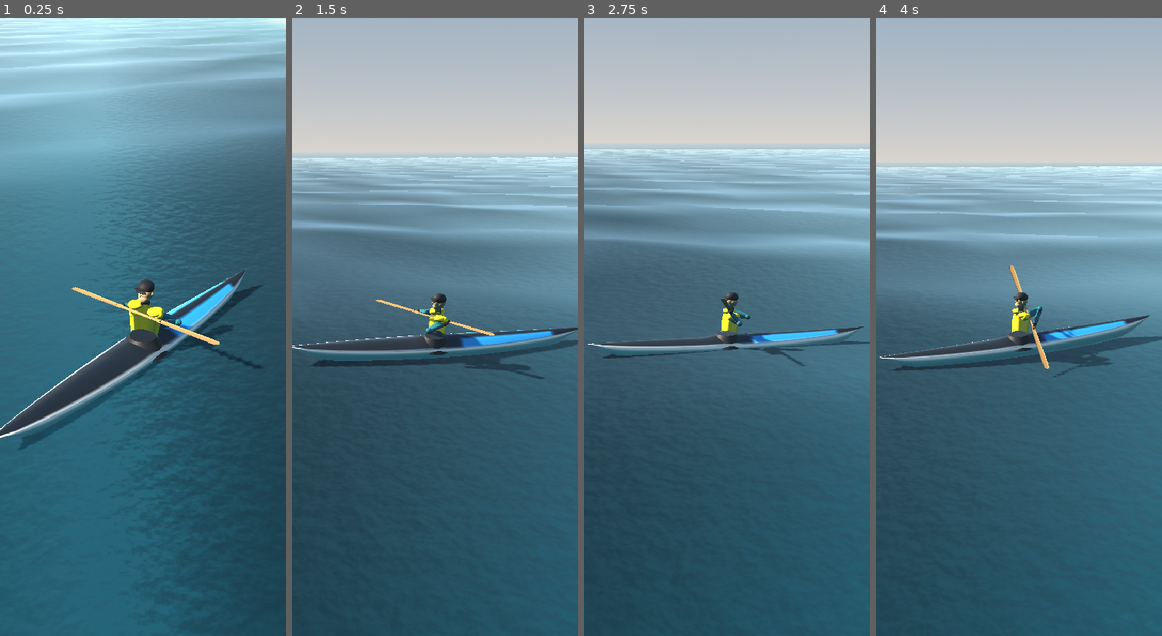
Above: before the commit, frames 1-4 (left to right).
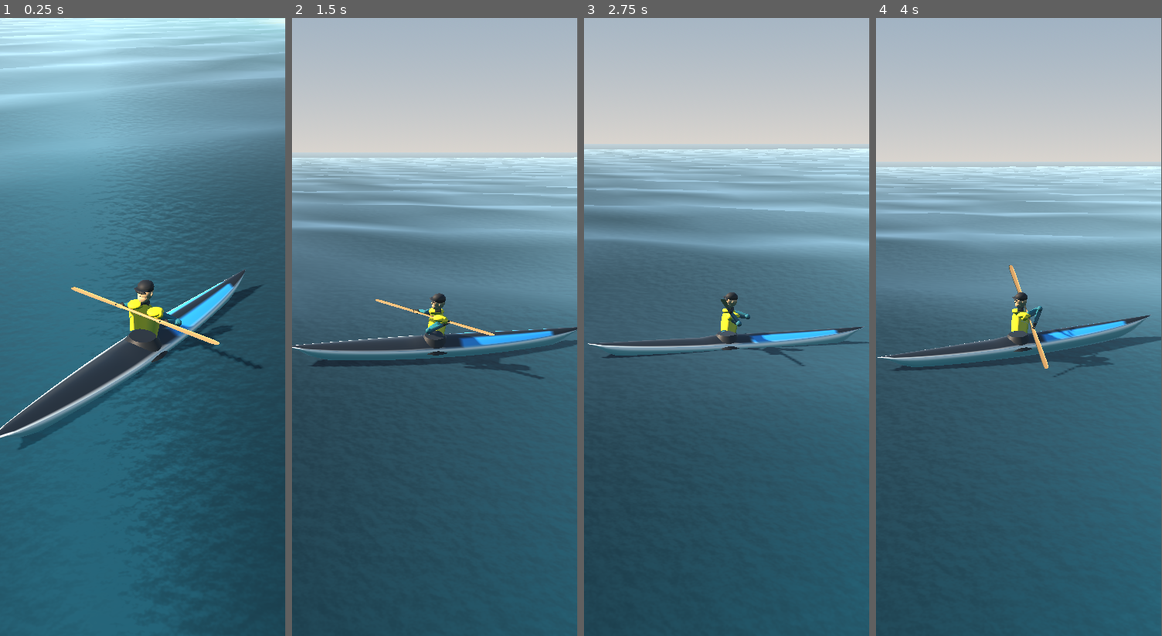
Above: after the commit, the same moments.

Repository: twknab/salish-sea-expeditions
Game: Godot game, scene res://scenes/sea.tscn
Two runs of this game, one before a commit and one after it. Both use one fixed random seed, a clock stepped at 60 frames per second and the inputs below.
Inputs (mouse positions are in pixels of both pictures, inside the frame that each line leads up to):
- Up to frame 1 (0.25 s): no input
- Up to frame 2 (1.5 s): tap Enter at 0.5 s; move the mouse to (497, 296) at 0.52 s; hold D 0.53-1.25 s; tap Z at 0.6 s; click (497, 296) at 0.67 s; drag from (377, 357) to (420, 450) at 1.27 s
- Up to frame 3 (2.75 s): move the mouse to (755, 191) at 2.02 s; hold D from 2.03 s (still down); tap J at 2.1 s
- Up to frame 4 (4 s): release D at 2.75 s; drag from (1004, 450) to (933, 234) at 2.77 s; move the mouse to (1104, 419) at 3.52 s; hold A from 3.53 s (still down); tap Q at 3.6 s
In our replay, the window is 370x800 before the commit and 369x800 after it. These sizes can differ from the game's own. Grey fills any space a smaller window leaves; there, only what the larger window draws over its background counts as a difference.

The runs differ from the first frame. In frame 1, 0.6% of the frame differs, in the area x 0-100%, y 0-70%; in frame 2, 0.7%; in frame 3, 0.6%; in frame 4, 0.8%, in the area x 0-100%, y 0-57%.

Commit message:
Godot: scale the interface by hand from the window size; canvas_items stretch lost the 2D layer in landscape windows on the web
Co-Authored-By: Claude Fable 5.1 <noreply@anthropic.com>
Claude-Session: https://claude.ai/code/session_012pnZHEZ1nKNhR1ekswgXzX

Diff:
--- a/godot/project.godot
+++ b/godot/project.godot
@@ -25,9 +25,8 @@
 window/size/viewport_width=390
 window/size/viewport_height=844
 window/size/mode=0
-window/stretch/mode="canvas_items"
+window/stretch/mode="disabled"
 window/stretch/aspect="expand"
-window/handheld/orientation=1
 
 [gui]
 
--- a/godot/scripts/app.gd
+++ b/godot/scripts/app.gd
@@ -29,6 +29,10 @@
 		if parsed is Dictionary:
 			content = parsed
 	_load()
+	# The interface is laid out in points for a 390 × 844 phone and scaled to the window by hand:
+	# the engine's canvas_items stretch dropped the whole 2D layer in landscape windows on the web.
+	get_tree().root.size_changed.connect(_fit)
+	_fit()
 	# A way home from every screen: a small Title button in the top-left corner.
 	_home = CanvasLayer.new()
 	_home.layer = 50
@@ -44,6 +48,11 @@
 	var want := _url_param("scene")
 	if want != "" and SCENES.has(want):
 		call_deferred("go", want)
+
+func _fit() -> void:
+	var sz := get_tree().root.size
+	var f := minf(sz.x / 390.0, sz.y / 844.0)
+	get_tree().root.content_scale_factor = clampf(f, 0.75, 2.5)
 
 func _url_param(name: String) -> String:
 	if not OS.has_feature("web"):
Not shown, changed: tests/smoke/godot-demo-shot.mjs
Not shown, added: tests/smoke/godot-desktop-shot.mjs
